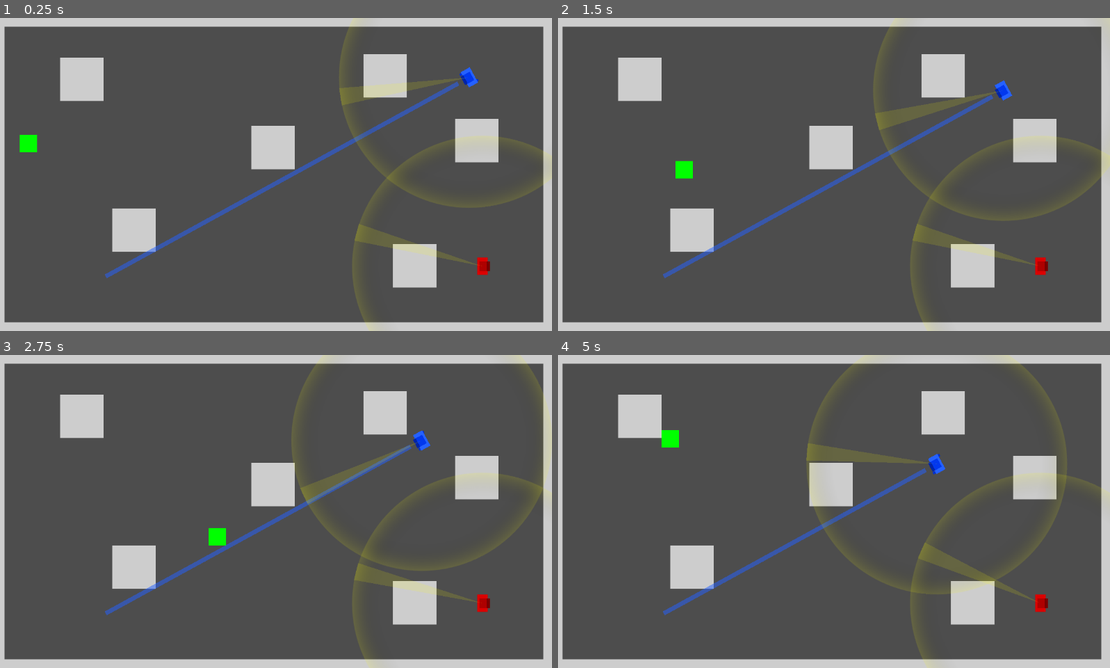
Above: before the commit, frames 1-4 (two rows, left to right).
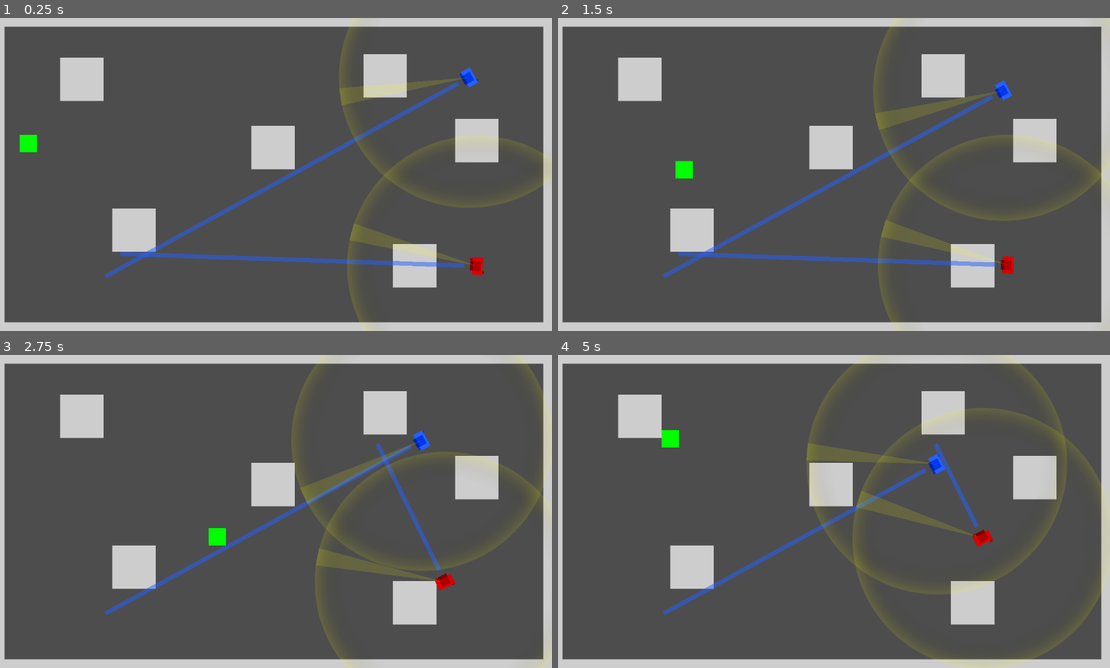
Above: after the commit, the same moments.

Repository: Toxe/godot-state-machines
Game: Godot game, scene res://scenes/main.tscn
The game is run twice, just before and just after one commit, with the same random seed, the same clock (stepped at 60 frames per second) and the same inputs.
Inputs:
- Up to frame 1 (0.25 s): no input
- Up to frame 2 (1.5 s): tap Enter at 0.5 s; hold D (move_right) 0.53-1.28 s; hold Shift 0.53-1.28 s; hold S (move_down) from 1.28 s (still down); tap Shift at 1.35 s
- Up to frame 3 (2.75 s): release S (move_down) at 2.03 s; hold D (move_right) from 2.03 s (still down); hold Shift from 2.03 s (still down)
- Up to frame 4 (5 s): release D (move_right) at 2.78 s; release Shift at 2.78 s; hold W (move_up) 2.78-3.53 s; tap Shift at 2.85, 4.35 s; hold Shift 3.53-4.28 s; hold A (move_left) from 3.53 s (still down)

The runs differ from the first frame. In frame 1, 1.2% of the frame differs, in the area x 21-100%, y 38-100%; in frame 2, 1.6%, in the area x 21-100%, y 37-100%; in frame 3, 1.2%; in frame 4, 1.2%.

Commit message:
Add State Chart for RedGuard

Diff:
--- a/scenes/red_guard/red_guard.gd
+++ b/scenes/red_guard/red_guard.gd
@@ -1,7 +1,16 @@
 class_name RedGuard extends CharacterBody2D
+
+const walk_speed := 50.0
+const run_speed := 100.0
+
+@onready var state_chart: StateChart = $StateChart
+@onready var animation_player: AnimationPlayer = $AnimationPlayer
+@onready var player: Player = get_tree().get_first_node_in_group("player")
 
 var player_in_range := false
 var player_detected := false
+var move_to := Vector2.ZERO
+var player_got_away := false
 
 
 func _process(_delta: float) -> void:
@@ -12,7 +21,6 @@
         $PlayerLostIcon.global_position = global_position + Vector2(0, -80)
         $PlayerLostIcon.global_rotation = 0
 
-    var player := get_tree().get_first_node_in_group("player") as Player
     $PlayerDetector.look_at(player.position)
 
 
@@ -27,6 +35,22 @@
             if collider and collider is Player:
                 player_detected = true
                 break
+
+
+func find_new_destination() -> Vector2:
+    var x := randf_range(50, ProjectSettings.get_setting("display/window/size/viewport_width") - 50)
+    var y := randf_range(50, ProjectSettings.get_setting("display/window/size/viewport_height") - 50)
+    return Vector2(x, y)
+
+
+func update_blue_line() -> void:
+    $BlueLine2D.points[1] = move_to * transform
+    $BlueLine2D.visible = position.distance_to(move_to) > 30.0
+
+
+func update_red_line() -> void:
+    $RedLine2D.points[1] = move_to * transform
+    $RedLine2D.visible = position.distance_to(move_to) > 30.0
 
 
 func _on_player_detector_body_entered(body: Node2D) -> void:
@@ -44,3 +68,104 @@
 
         for raycast: RayCast2D in [$PlayerDetector/RayCast2D1, $PlayerDetector/RayCast2D2, $PlayerDetector/RayCast2D3]:
             raycast.enabled = false
+
+
+# ---- walk state -----------------------------------------------------------
+func _on_walk_state_entered() -> void:
+    animation_player.play("walk")
+    move_to = find_new_destination()
+    $BlueLine2D.visible = true
+
+
+func _on_walk_state_exited() -> void:
+    $BlueLine2D.visible = false
+
+
+func _on_walk_state_physics_processing(_delta: float) -> void:
+    if player_detected:
+        state_chart.send_event("player_spotted")
+        return
+
+    update_blue_line()
+
+    velocity = position.direction_to(move_to) * walk_speed
+    look_at(move_to)
+
+    if position.distance_to(move_to) > 5:
+        var old_position := position
+        move_and_slide()
+        var delta := position - old_position
+        var moved_distance := delta.length()
+
+        if moved_distance < (_delta * walk_speed * 0.25):
+            move_to = find_new_destination()
+    else:
+        move_to = find_new_destination()
+
+
+# ---- player_spotted state -------------------------------------------------
+func _on_player_spotted_state_entered() -> void:
+    animation_player.play("player_spotted")
+    animation_player.animation_finished.connect(_on_player_spotted_animation_finished)
+
+
+func _on_player_spotted_state_exited() -> void:
+    animation_player.animation_finished.disconnect(_on_player_spotted_animation_finished)
+
+
+func _on_player_spotted_animation_finished(_anim_name: StringName) -> void:
+        state_chart.send_event("follow_player")
+
+
+# ---- follow_player state --------------------------------------------------
+func _on_follow_player_state_entered() -> void:
+    animation_player.play("run")
+    $PlayerDetector.scale = Vector2(1.5, 1.5)
+    $RedLine2D.visible = true
+
+    move_to = player.position
+    player_got_away = false
+
+
+func _on_follow_player_state_exited() -> void:
+    $PlayerDetector.scale = Vector2(1.0, 1.0)
+    $RedLine2D.visible = false
+
+
+func _on_follow_player_state_physics_processing(_delta: float) -> void:
+    if player_got_away:
+        state_chart.send_event("player_lost")
+        return
+
+    if player_detected:
+        move_to = player.position
+        $PlayerLostTimer.stop()
+    else:
+        if $PlayerLostTimer.is_stopped():
+            $PlayerLostTimer.start()
+
+    velocity = position.direction_to(move_to) * run_speed
+    look_at(move_to)
+
+    update_red_line()
+
+    if position.distance_to(move_to) > 5:
+        move_and_slide()
+
+
+func _on_player_lost_timer_timeout() -> void:
+    player_got_away = true
+
+
+# ---- player_lost state ----------------------------------------------------
+func _on_player_lost_state_entered() -> void:
+    animation_player.play("player_lost")
+    animation_player.animation_finished.connect(_on_player_lost_animation_finished)
+
+
+func _on_player_lost_state_exited() -> void:
+    animation_player.animation_finished.disconnect(_on_player_lost_animation_finished)
+
+
+func _on_player_lost_animation_finished(_anim_name: StringName) -> void:
+        state_chart.send_event("idle")
--- a/scenes/red_guard/red_guard.tscn
+++ b/scenes/red_guard/red_guard.tscn
@@ -1,9 +1,13 @@
-[gd_scene load_steps=14 format=3 uid="uid://da5hmj40ofv2g"]
+[gd_scene load_steps=18 format=3 uid="uid://da5hmj40ofv2g"]
 
 [ext_resource type="Script" path="res://scenes/red_guard/red_guard.gd" id="1_ojsrk"]
 [ext_resource type="Texture2D" uid="uid://b75wqpqc0yiuh" path="res://assets/images/guard/player_detection_area.svg" id="2_mifmn"]
+[ext_resource type="Script" path="res://addons/godot_state_charts/state_chart.gd" id="2_na272"]
 [ext_resource type="Texture2D" uid="uid://vn8q8kfw6tkp" path="res://assets/images/guard/player_spotted.svg" id="3_2vaa2"]
+[ext_resource type="Script" path="res://addons/godot_state_charts/compound_state.gd" id="3_0682n"]
 [ext_resource type="Texture2D" uid="uid://13cd1hx1fosw" path="res://assets/images/guard/player_lost.svg" id="4_075pv"]
+[ext_resource type="Script" path="res://addons/godot_state_charts/atomic_state.gd" id="4_136bi"]
+[ext_resource type="Script" path="res://addons/godot_state_charts/transition.gd" id="5_dvtik"]
 
 [sub_resource type="CircleShape2D" id="CircleShape2D_85msq"]
 radius = 20.0
@@ -195,6 +199,52 @@
 [node name="CollisionShape2D" type="CollisionShape2D" parent="."]
 shape = SubResource("CircleShape2D_85msq")
 
+[node name="StateChart" type="Node" parent="."]
+script = ExtResource("2_na272")
+
+[node name="CompoundState" type="Node" parent="StateChart"]
+script = ExtResource("3_0682n")
+initial_state = NodePath("idle")
+
+[node name="idle" type="Node" parent="StateChart/CompoundState"]
+script = ExtResource("4_136bi")
+
+[node name="to_walk" type="Node" parent="StateChart/CompoundState/idle"]
+script = ExtResource("5_dvtik")
+to = NodePath("../../walk")
+
+[node name="walk" type="Node" parent="StateChart/CompoundState"]
+script = ExtResource("4_136bi")
+
+[node name="to_player_spotted" type="Node" parent="StateChart/CompoundState/walk"]
+script = ExtResource("5_dvtik")
+to = NodePath("../../player_spotted")
+event = &"player_spotted"
+
+[node name="player_spotted" type="Node" parent="StateChart/CompoundState"]
+script = ExtResource("4_136bi")
+
+[node name="to_follow_player" type="Node" parent="StateChart/CompoundState/player_spotted"]
+script = ExtResource("5_dvtik")
+to = NodePath("../../follow_player")
+event = &"follow_player"
+
+[node name="follow_player" type="Node" parent="StateChart/CompoundState"]
+script = ExtResource("4_136bi")
+
+[node name="to_player_lost" type="Node" parent="StateChart/CompoundState/follow_player"]
+script = ExtResource("5_dvtik")
+to = NodePath("../../player_lost")
+event = &"player_lost"
+
+[node name="player_lost" type="Node" parent="StateChart/CompoundState"]
+script = ExtResource("4_136bi")
+
+[node name="to_idle" type="Node" parent="StateChart/CompoundState/player_lost"]
+script = ExtResource("5_dvtik")
+to = NodePath("../../idle")
+event = &"idle"
+
 [node name="PlayerDetector" type="Area2D" parent="."]
 collision_layer = 0
 collision_mask = 2
@@ -303,6 +353,10 @@
 grow_horizontal = 2
 grow_vertical = 2
 color = Color(0.47451, 0, 0, 1)
+
+[node name="PlayerLostTimer" type="Timer" parent="."]
+wait_time = 2.0
+one_shot = true
 
 [node name="PlayerSpottedIcon" type="Sprite2D" parent="."]
 visible = false
@@ -315,3 +369,27 @@
 z_index = 5
 position = Vector2(0, -80)
 texture = ExtResource("4_075pv")
+
+[node name="BlueLine2D" type="Line2D" parent="."]
+visible = false
+points = PackedVector2Array(30, 0, 0, 0)
+default_color = Color(0.145098, 0.380392, 1, 0.521569)
+
+[node name="RedLine2D" type="Line2D" parent="."]
+visible = false
+points = PackedVector2Array(30, 0, 0, 0)
+default_color = Color(1, 0, 0, 0.368627)
+
+[connection signal="state_entered" from="StateChart/CompoundState/walk" to="." method="_on_walk_state_entered"]
+[connection signal="state_exited" from="StateChart/CompoundState/walk" to="." method="_on_walk_state_exited"]
+[connection signal="state_physics_processing" from="StateChart/CompoundState/walk" to="." method="_on_walk_state_physics_processing"]
+[connection signal="state_entered" from="StateChart/CompoundState/player_spotted" to="." method="_on_player_spotted_state_entered"]
+[connection signal="state_exited" from="StateChart/CompoundState/player_spotted" to="." method="_on_player_spotted_state_exited"]
+[connection signal="state_entered" from="StateChart/CompoundState/follow_player" to="." method="_on_follow_player_state_entered"]
+[connection signal="state_exited" from="StateChart/CompoundState/follow_player" to="." method="_on_follow_player_state_exited"]
+[connection signal="state_physics_processing" from="StateChart/CompoundState/follow_player" to="." method="_on_follow_player_state_physics_processing"]
+[connection signal="state_entered" from="StateChart/CompoundState/player_lost" to="." method="_on_player_lost_state_entered"]
+[connection signal="state_exited" from="StateChart/CompoundState/player_lost" to="." method="_on_player_lost_state_exited"]
+[connection signal="body_entered" from="PlayerDetector" to="." method="_on_player_detector_body_entered"]
+[connection signal="body_exited" from="PlayerDetector" to="." method="_on_player_detector_body_exited"]
+[connection signal="timeout" from="PlayerLostTimer" to="." method="_on_player_lost_timer_timeout"]
